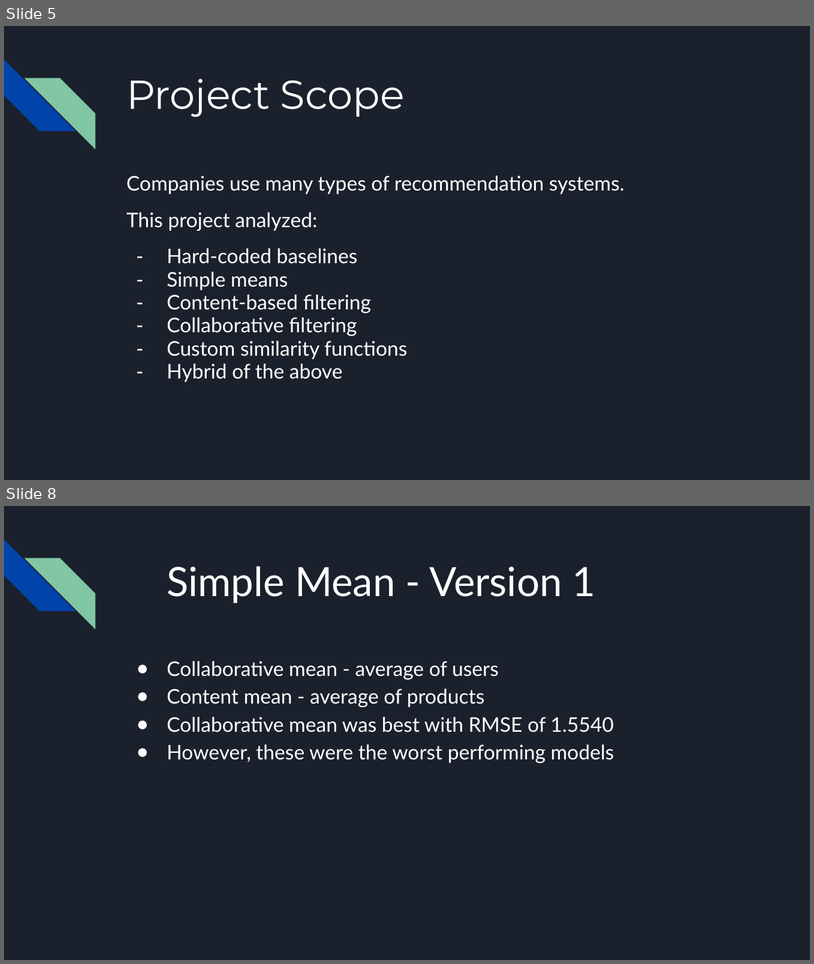
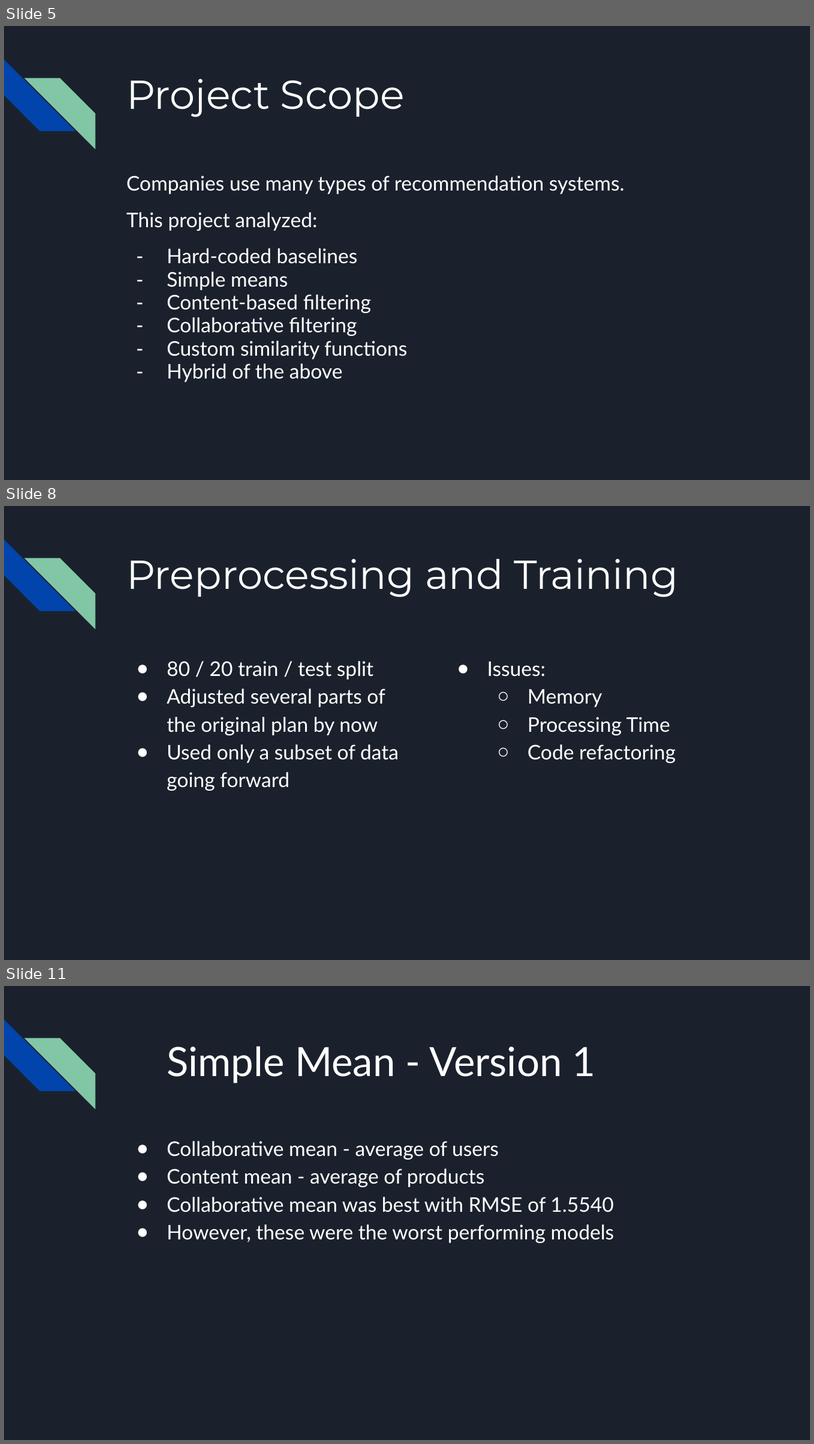
Before and after one commit to JasonCaldwellMBA/Grocery_Recommender, a slide deck: Grocery Recommendation System - Executive Presentation.pptx. Shown one above the other, each under a label of ours: slides 5 and 8 before the commit, slides 5, 8 and 11 after it; the slides between them are not shown. The pictures are 814x964 and 814x1444 pixels, drawn with LibreOffice and Linux fonts; fonts in the diff are those of the drawing. Boxes give left, top, right and bottom in pixels: in the first picture for what was removed or moved away, otherwise in the second. Text is boxed around its words. In the diff, an @@ line names an element or a change of style, - is before the commit and + after.

```diff
--- a/Grocery Recommendation System - Executive Presentation.pptx
+++ b/Grocery Recommendation System - Executive Presentation.pptx
@@ slide 8 added at (4,506,810,960), background #1B212C; not listed: 2 template elements that a slide beside it also shows @@
@@ title added at (126,559,678,597), 36 pt, text #FFFFFF @@
+Preprocessing and Training
@@ text added at (167,661,399,790), 18 pt, text #FFFFFF @@
+● 80 / 20 train / test split
+● Adjusted several parts of the original plan by now
+● Used only a subset of data going forward
@@ text added at (488,661,676,763), 18 pt, text #FFFFFF @@
+● Issues:
+  ○ Memory
+  ○ Processing Time
+  ○ Code refactoring
@@ what was slide 8 is now slide 11 @@
```
Also in this commit, not shown: 9 slides changed, 4 other slides added, 1 other file.
